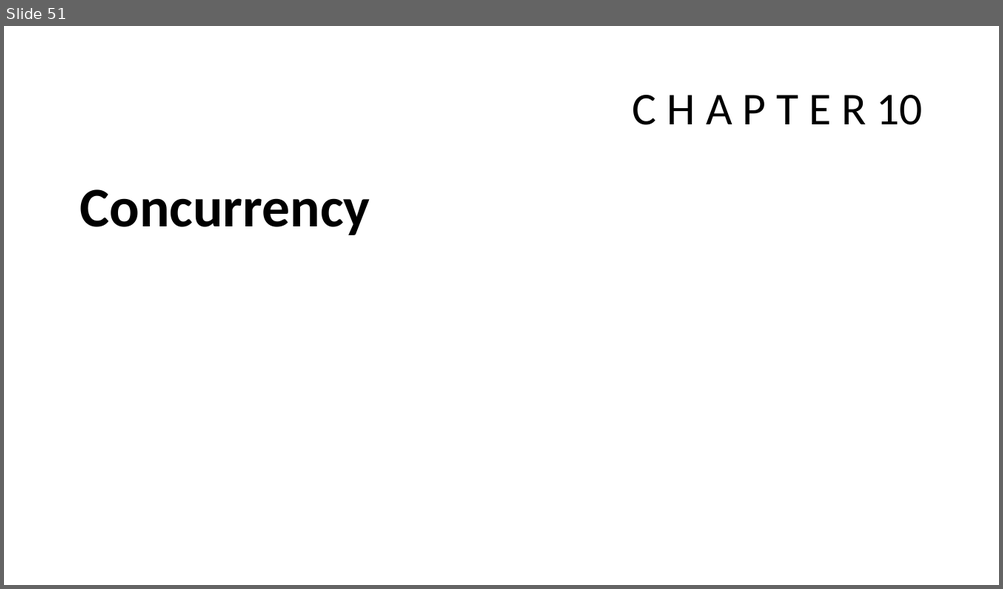
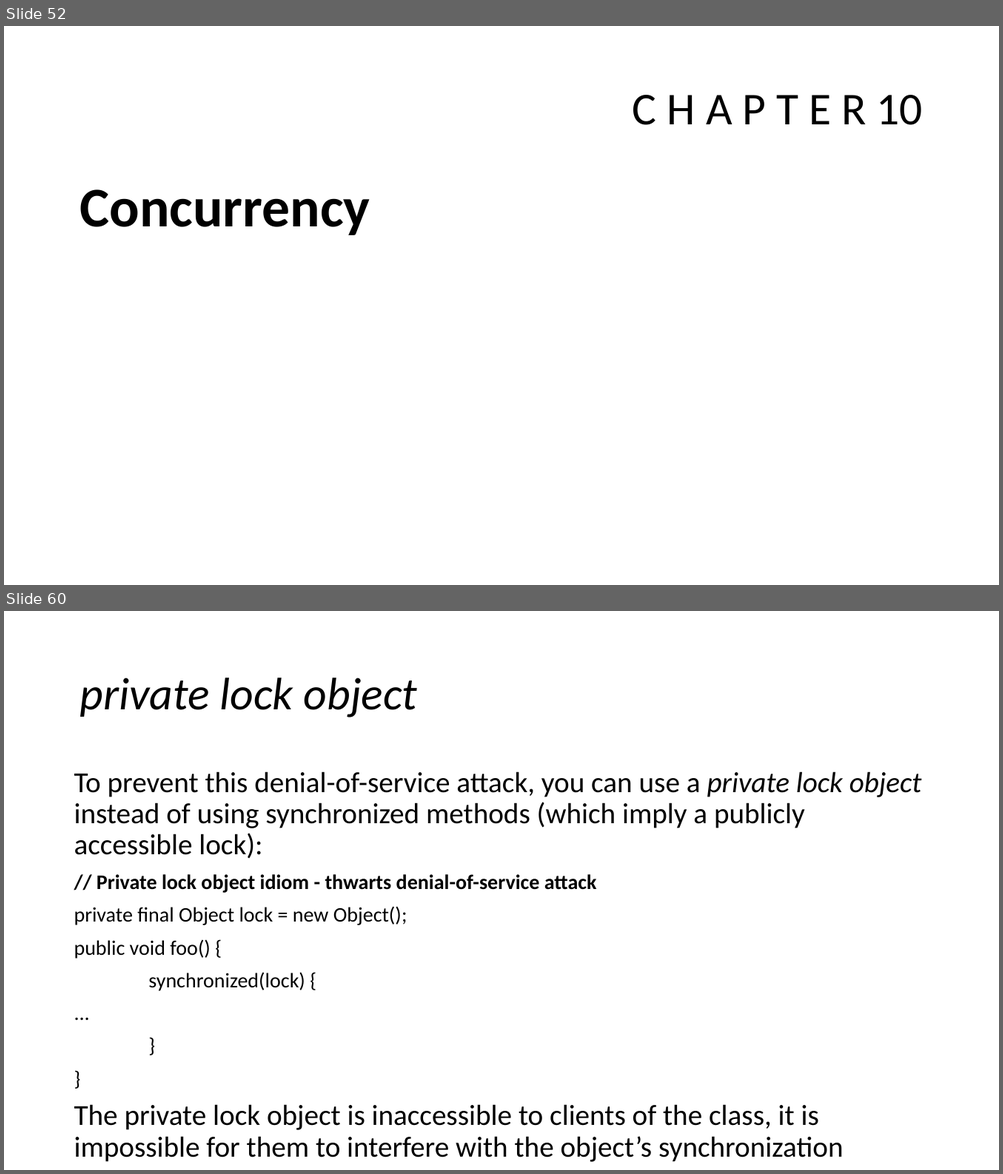
Before and after one commit to javamaster-llc/effective-java-examples-master, a slide deck: Study of Effective Java™.pptx. Shown one above the other, each under a label of ours: slide 51 before the commit, slides 52 and 60 after it; the slides between them are not shown. The pictures are 1003x589 and 1003x1174 pixels, drawn with LibreOffice and Linux fonts; fonts in the diff are those of the drawing. Boxes give left, top, right and bottom in pixels: in the first picture for what was removed or moved away, otherwise in the second. Text is boxed around its words. In the diff, an @@ line names an element or a change of style, - is before the commit and + after.

```diff
--- a/Study of Effective Java™.pptx
+++ b/Study of Effective Java™.pptx
@@ slide 60 added at <box>4,611,999,1170</box>, background #FFFFFF @@
@@ title added at <box>79,678,418,718</box>, 44 pt, text #000000, italic @@
+private lock object
@@ text added at <box>74,772,922,1162</box>, 28 pt, text #000000 @@
+To prevent this denial-of-service attack, you can use a private lock object instead of using synchronized methods (which imply a publicly accessible lock):
+// Private lock object idiom - thwarts denial-of-service attack
+private final Object lock = new Object();
+public void foo() {
+synchronized(lock) {
+...
+}
+}
+The private lock object is inaccessible to clients of the class, it is impossible for them to interfere with the object’s synchronization
@@ what was slide 51 is now slide 52 @@
```
Also in this commit, not shown: 2 slides changed, 19 other slides added.
